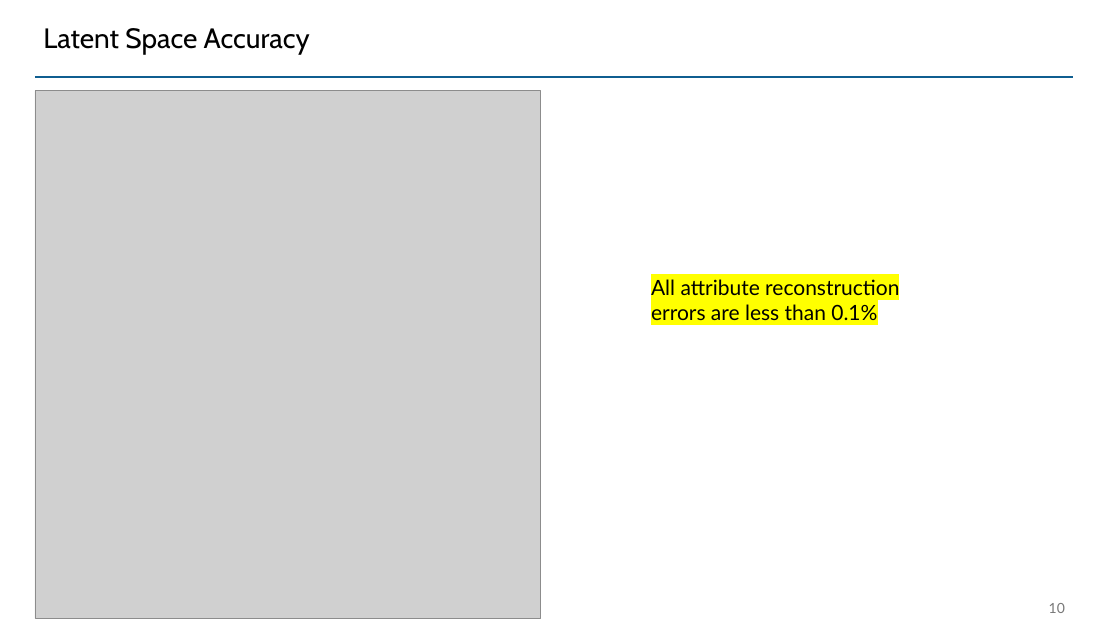
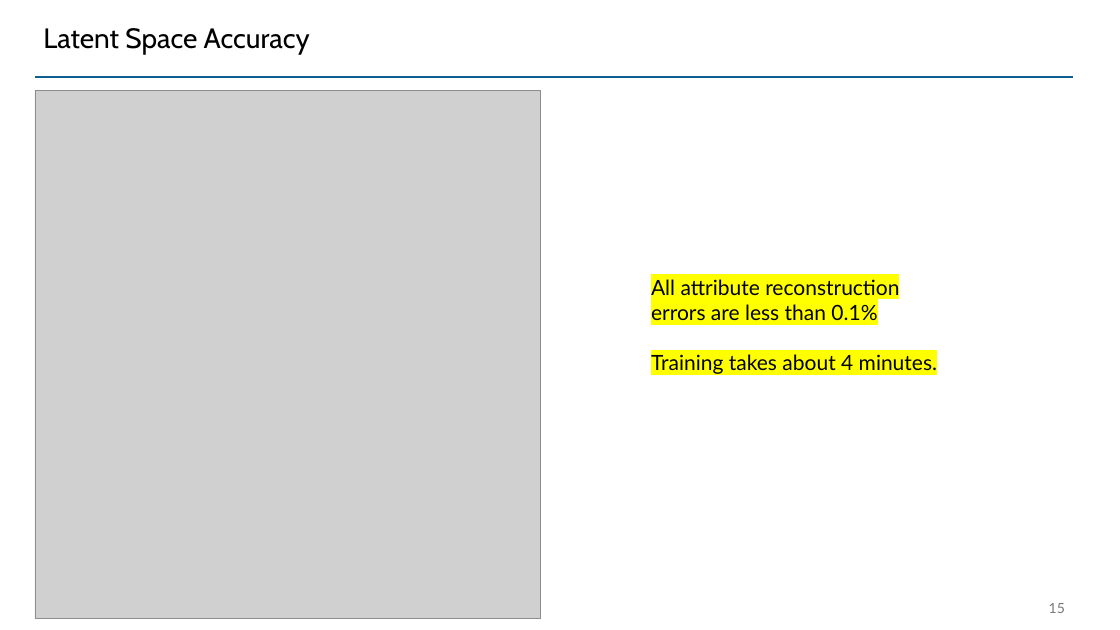
Before and after one commit to UW-ERSL/METALS, a slide deck: slide 15 of Slides/MMTOTempDependentResults.pptx (slide 10 before the commit). Drawn at 1120x630 pixels with LibreOffice and Linux fonts; fonts in the diff are those of the drawing; grey boxes stand for pictures. Boxes give left, top, right and bottom in pixels: in the first picture for what was removed or moved away, otherwise in the second. Text is boxed around its words. In the diff, an @@ line names an element or a change of style, - is before the commit and + after.

```diff
--- a/Slides/MMTOTempDependentResults.pptx
+++ b/Slides/MMTOTempDependentResults.pptx
@@ text at [651,354,937,374]: paragraph added @@
+Training takes about 4 minutes.
@@ page number at [1049,603,1065,613]: text changed @@
-10
+15
```
Also in this commit, not shown: 6 other slides changed, 6 slides added, 6 other files.
